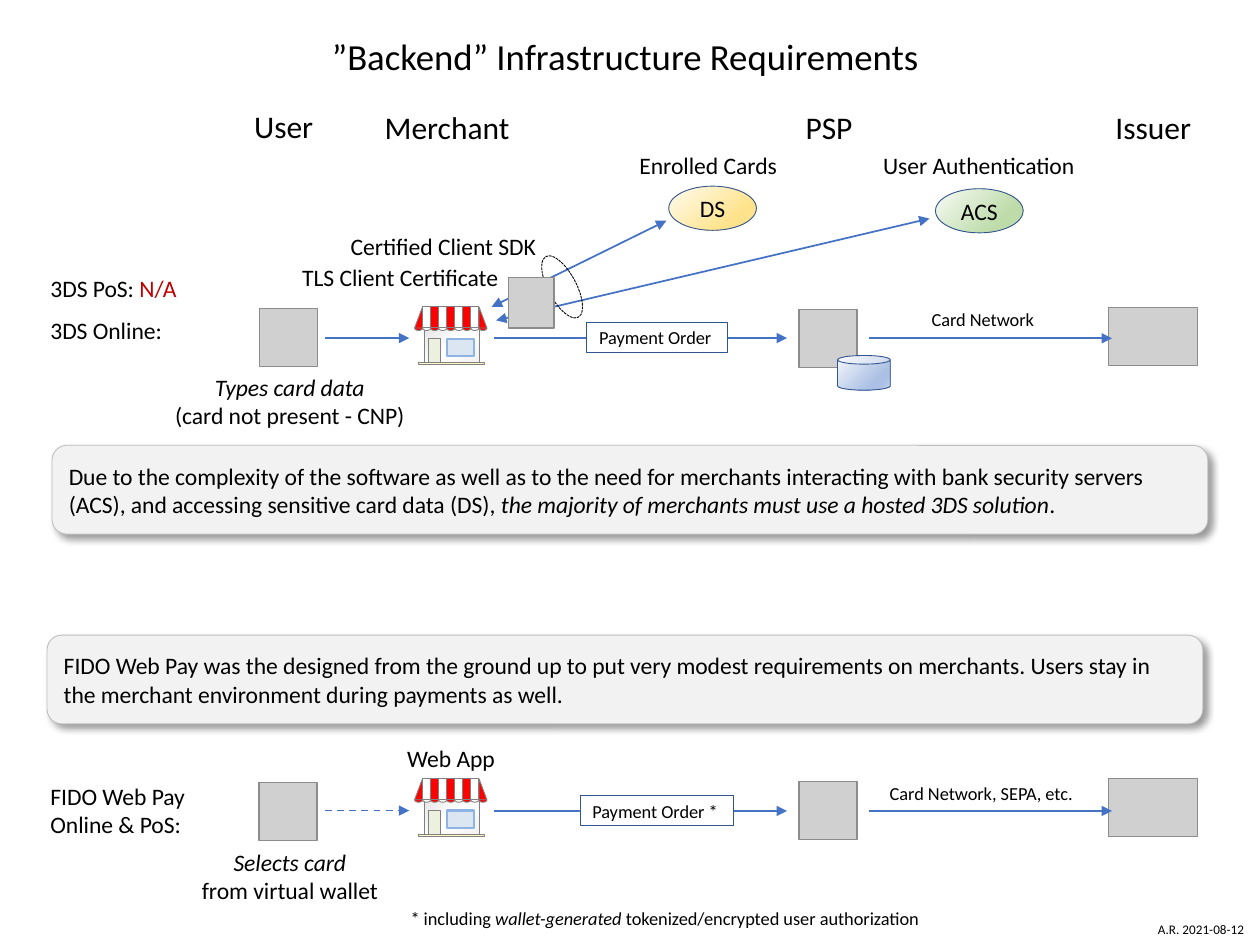
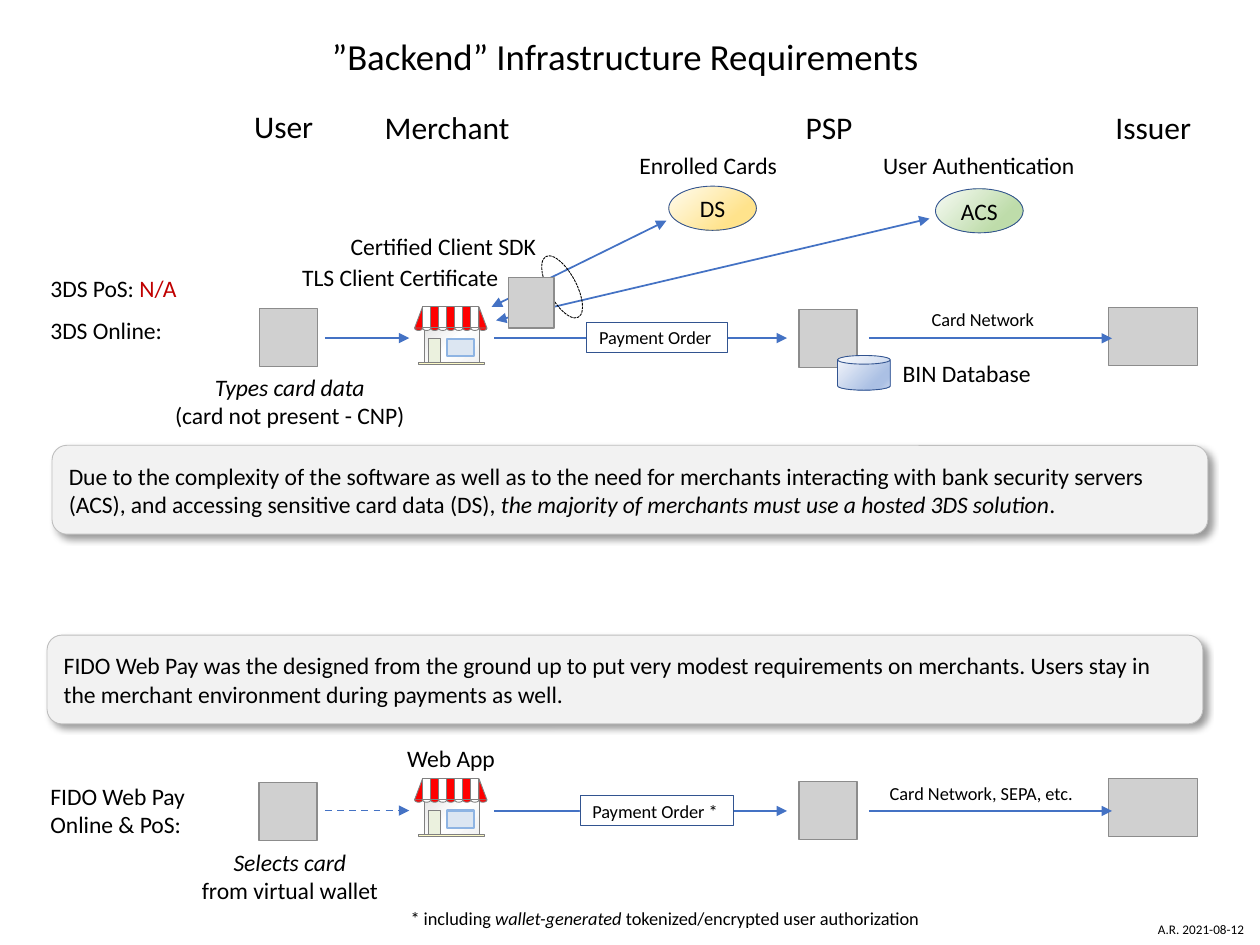
Before and after one commit to fido-web-pay/specification, a slide deck: slide 1 of backend-infrastructure-requirements.pptx. Drawn at 1260x945 pixels with LibreOffice and Linux fonts; fonts in the diff are those of the drawing; grey boxes stand for pictures. Boxes give left, top, right and bottom in pixels: in the first picture for what was removed or moved away, otherwise in the second. Text is boxed around its words. In the diff, an @@ line names an element or a change of style, - is before the commit and + after.

```diff
--- a/backend-infrastructure-requirements.pptx
+++ b/backend-infrastructure-requirements.pptx
@@ text added at (x1=903, y1=365, x2=1031, y2=382), 13.5 pt, text #000000 @@
+BIN Database
```
Also in this commit, not shown: 1 other file.
